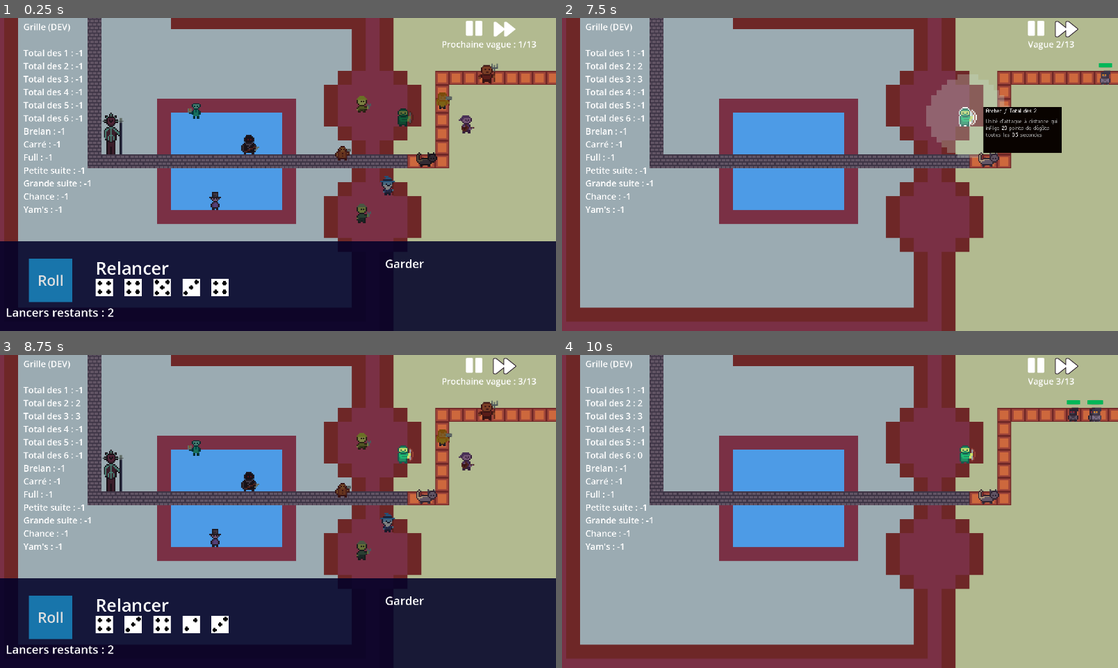
Above: before the commit, frames 1-4 (two rows, left to right).
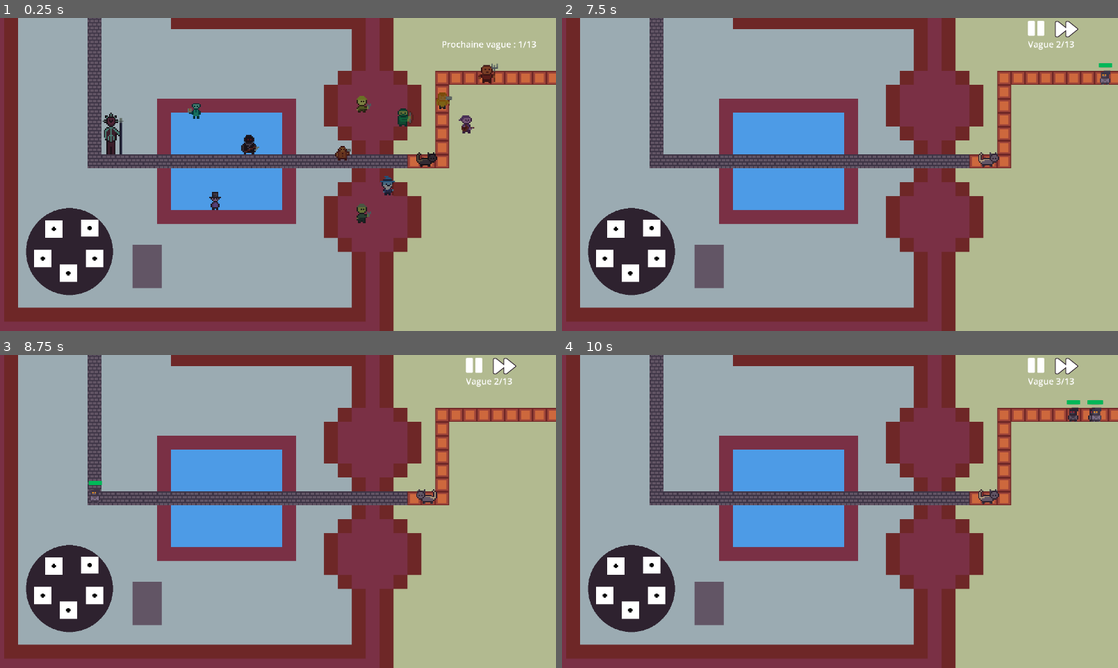
Above: after the commit, the same moments.

Repository: Gubendo/DiceyDefense
Game: Godot game, scene res://Scenes/main.tscn
Same seed, same stepped clock (60 frames per second), same inputs: the game is played once before the commit and once after it.
Inputs (mouse positions are in pixels of both pictures, inside the frame that each line leads up to):
- Up to frame 1 (0.25 s): no input
- Up to frame 2 (7.5 s): click (612, 280) at 0.5 s, where only the run before the commit has a clickable "Roll"; click (990, 155) at 1.27 s; click (1067, 27) at 2 s; click (1067, 27) at 2.75 s; click (1067, 27) at 3.5 s; click (1034, 27) at 4.25 s; tap Enter at 5 s; move the mouse to (962, 158) at 5.02 s; click (962, 158) at 5.1 s; move the mouse to (728, 190) at 5.77 s; click (728, 190) at 5.85 s; click "Roll" at 6.5 s; click (967, 115) at 7.27 s
- Up to frame 3 (8.75 s): move the mouse to (333, 442) at 8.02 s; click (333, 442) at 8.1 s
- Up to frame 4 (10 s): click (612, 617) at 8.75 s, where only the run before the commit has a clickable "Roll"; click (1006, 436) at 9.52 s

The runs differ from the first frame. In frame 1, 31% of the frame differs, in the area x 0-100%, y 0-100%; in frame 2, 9.1%; in frame 3, 33%, in the area x 0-100%, y 1-100%; in frame 4, 5.2%.

Commit message:
small changes

Diff:
--- a/Scenes/UI.tscn
+++ b/Scenes/UI.tscn
@@ -8,7 +8,9 @@
 [ext_resource type="Texture2D" uid="uid://csjhew2hhmlsp" path="res://Sprites/dice5.png" id="6_jlkly"]
 [ext_resource type="Texture2D" uid="uid://vixwo325hsro" path="res://Sprites/dice6.png" id="7_akuqu"]
 [ext_resource type="PackedScene" uid="uid://bmul6nit5rrj5" path="res://Scenes/dice.tscn" id="8_72j4t"]
+[ext_resource type="Texture2D" uid="uid://bdj0okqe3e2x6" path="res://Sprites/UI/plateau.png" id="9_h45jj"]
 [ext_resource type="Texture2D" uid="uid://d02wiylsy1qku" path="res://Sprites/UI/play.png" id="9_wlrd2"]
+[ext_resource type="Texture2D" uid="uid://dk3jg0f0ordhe" path="res://Sprites/UI/gobelet.png" id="10_c6ft7"]
 [ext_resource type="Texture2D" uid="uid://dyswte0xgq8jp" path="res://Sprites/UI/pause.png" id="10_sc1jl"]
 [ext_resource type="Texture2D" uid="uid://cp5d76wfeqgrx" path="res://Sprites/UI/speed.png" id="11_yd43j"]
 [ext_resource type="Texture2D" uid="uid://drsggjl0ha5n" path="res://Sprites/UI/speed-toggle.png" id="12_8umxh"]
@@ -56,6 +58,7 @@
 text = "Main réelle : "
 
 [node name="Grille" type="Label" parent="CanvasLayer"]
+visible = false
 offset_left = 81.0
 offset_top = 9.0
 offset_right = 551.0
@@ -64,6 +67,7 @@
 text = "Grille"
 
 [node name="Plateau" type="Control" parent="CanvasLayer"]
+visible = false
 layout_mode = 3
 anchors_preset = 0
 offset_right = 40.0
@@ -71,26 +75,33 @@
 
 [node name="PlateauOverlay" type="TextureRect" parent="CanvasLayer/Plateau"]
 modulate = Color(0, 0, 0.156863, 0.866667)
+layout_mode = 0
 offset_top = 770.0
 offset_right = 1920.0
 offset_bottom = 1080.0
 texture = SubResource("Texture2D_d3id7")
 
 [node name="DiceHand" type="Control" parent="CanvasLayer/Plateau"]
-layout_mode = 3
+layout_mode = 1
 anchors_preset = 0
 
 [node name="Dice1" parent="CanvasLayer/Plateau/DiceHand" instance=ExtResource("8_72j4t")]
+layout_mode = 0
 
 [node name="Dice2" parent="CanvasLayer/Plateau/DiceHand" instance=ExtResource("8_72j4t")]
+layout_mode = 0
 
 [node name="Dice3" parent="CanvasLayer/Plateau/DiceHand" instance=ExtResource("8_72j4t")]
+layout_mode = 0
 
 [node name="Dice4" parent="CanvasLayer/Plateau/DiceHand" instance=ExtResource("8_72j4t")]
+layout_mode = 0
 
 [node name="Dice5" parent="CanvasLayer/Plateau/DiceHand" instance=ExtResource("8_72j4t")]
+layout_mode = 0
 
 [node name="RollButton" type="Button" parent="CanvasLayer/Plateau"]
+layout_mode = 0
 offset_left = 100.0
 offset_top = 830.0
 offset_right = 250.0
@@ -100,6 +111,7 @@
 text = "Roll"
 
 [node name="Relancer" type="Label" parent="CanvasLayer/Plateau"]
+layout_mode = 0
 offset_left = 330.0
 offset_top = 820.0
 offset_right = 584.0
@@ -108,6 +120,7 @@
 text = "Relancer"
 
 [node name="Garder" type="Label" parent="CanvasLayer/Plateau"]
+layout_mode = 0
 offset_left = 1330.0
 offset_top = 820.0
 offset_right = 1481.0
@@ -116,6 +129,7 @@
 text = "Garder"
 
 [node name="nbLancer" type="Label" parent="CanvasLayer/Plateau"]
+layout_mode = 0
 offset_left = 20.0
 offset_top = 988.0
 offset_right = 358.0
@@ -123,6 +137,63 @@
 theme_override_font_sizes/font_size = 40
 text = "Lancers restants :"
 
+[node name="Plateau2" type="Control" parent="CanvasLayer"]
+layout_mode = 3
+anchors_preset = 0
+offset_right = 40.0
+offset_bottom = 40.0
+
+[node name="TextureRect" type="TextureRect" parent="CanvasLayer/Plateau2"]
+layout_mode = 0
+offset_left = 90.0
+offset_top = 656.0
+offset_right = 390.0
+offset_bottom = 956.0
+texture = ExtResource("9_h45jj")
+
+[node name="TextureRect2" type="TextureRect" parent="CanvasLayer/Plateau2"]
+layout_mode = 0
+offset_left = 458.0
+offset_top = 782.0
+offset_right = 558.0
+offset_bottom = 932.0
+texture = ExtResource("10_c6ft7")
+
+[node name="Dice1" parent="CanvasLayer/Plateau2" instance=ExtResource("8_72j4t")]
+layout_mode = 1
+offset_left = 156.0
+offset_top = 698.0
+offset_right = 216.0
+offset_bottom = 758.0
+
+[node name="Dice2" parent="CanvasLayer/Plateau2" instance=ExtResource("8_72j4t")]
+layout_mode = 1
+offset_left = 280.0
+offset_top = 695.0
+offset_right = 340.0
+offset_bottom = 755.0
+
+[node name="Dice3" parent="CanvasLayer/Plateau2" instance=ExtResource("8_72j4t")]
+layout_mode = 1
+offset_left = 118.0
+offset_top = 800.0
+offset_right = 178.0
+offset_bottom = 860.0
+
+[node name="Dice4" parent="CanvasLayer/Plateau2" instance=ExtResource("8_72j4t")]
+layout_mode = 1
+offset_left = 297.0
+offset_top = 800.0
+offset_right = 357.0
+offset_bottom = 860.0
+
+[node name="Dice5" parent="CanvasLayer/Plateau2" instance=ExtResource("8_72j4t")]
+layout_mode = 1
+offset_left = 206.0
+offset_top = 851.0
+offset_right = 266.0
+offset_bottom = 911.0
+
 [node name="Vague" type="Control" parent="CanvasLayer"]
 layout_mode = 3
 anchors_preset = 0
@@ -132,6 +203,7 @@
 offset_bottom = 44.0
 
 [node name="number" type="Label" parent="CanvasLayer/Vague"]
+layout_mode = 0
 offset_left = 1346.0
 offset_top = 44.0
 offset_right = 1816.0
@@ -142,6 +214,8 @@
 vertical_alignment = 1
 
 [node name="Controls" type="HBoxContainer" parent="CanvasLayer/Vague"]
+visible = false
+layout_mode = 0
 offset_left = 1479.0
 offset_top = -7.0
 offset_right = 1683.0
@@ -150,6 +224,7 @@
 [node name="PausePlay" type="TextureButton" parent="CanvasLayer/Vague/Controls"]
 process_mode = 3
 custom_minimum_size = Vector2i(100, 0)
+layout_mode = 2
 offset_right = 100.0
 offset_bottom = 80.0
 toggle_mode = true
@@ -161,6 +236,7 @@
 
 [node name="SpeedUp" type="TextureButton" parent="CanvasLayer/Vague/Controls"]
 custom_minimum_size = Vector2i(100, 0)
+layout_mode = 2
 offset_left = 104.0
 offset_right = 204.0
 offset_bottom = 80.0
--- a/Scripts/UI.gd
+++ b/Scripts/UI.gd
@@ -77,11 +77,11 @@
 func update_phase(waveStarted: bool, currentWave: int) -> void:
 	get_node("CanvasLayer/Plateau").visible = !waveStarted
 	#get_node("CanvasLayer/Plateau/DiceHand").visible = !waveStarted
-	#get_node("CanvasLayer/Plateau/RollButton").visible = !waveStarted
+	get_node("CanvasLayer/Plateau/RollButton").visible = !waveStarted
 	#get_node("CanvasLayer/Plateau/nbLancer").visible = !waveStarted
 	#get_node("CanvasLayer/Plateau/Relancer").visible = !waveStarted
 	#get_node("CanvasLayer/Plateau/Garder").visible = !waveStarted
-	#get_node("CanvasLayer/Vague/Controls").visible = waveStarted
+	get_node("CanvasLayer/Vague/Controls").visible = waveStarted
 
 	if !waveStarted: nouveau_coup()
 
Not shown: 1 places in Scenes/UI.tscn that only renumber resources
Binary file added: Sprites/UI/gobelet.png
Not shown, added: Sprites/UI/gobelet.png.import
Binary file added: Sprites/UI/plateau.png
Not shown, added: Sprites/UI/plateau.png.import
